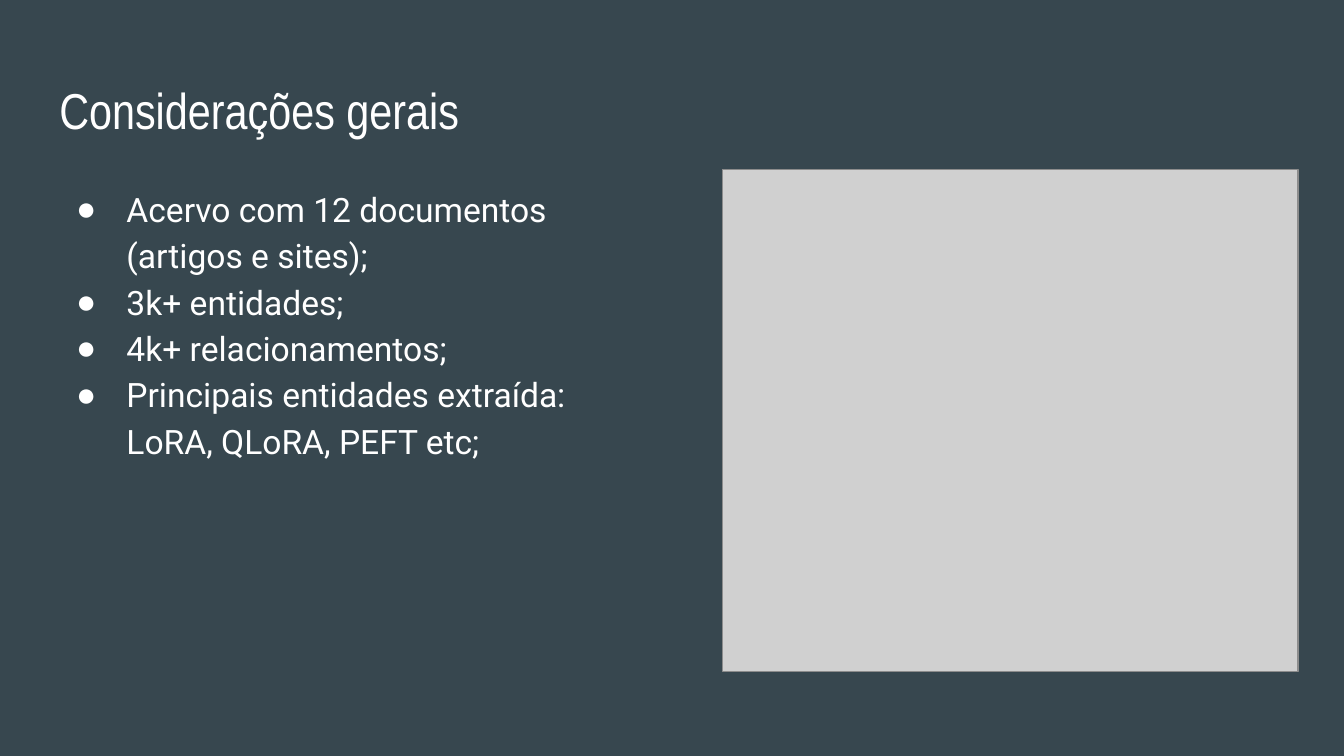
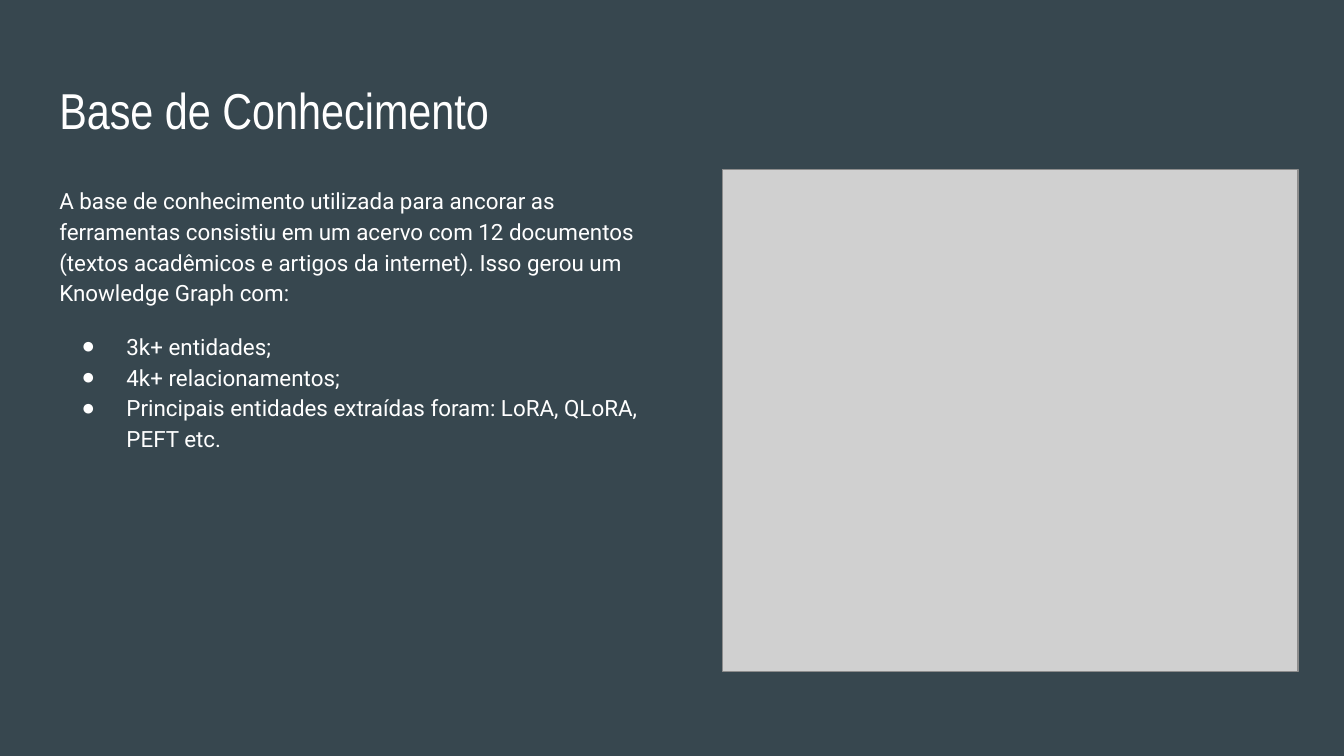
Before and after one commit to tfmiranda/ppgeec2327-t2p2, a slide deck: slide 4 of slides/apresentacao-t2p2.pptx. Drawn at 1344x756 pixels with LibreOffice and Linux fonts; fonts in the diff are those of the drawing; grey boxes stand for pictures. Boxes give left, top, right and bottom in pixels: in the first picture for what was removed or moved away, otherwise in the second. Text is boxed around its words. In the diff, an @@ line names an element or a change of style, - is before the commit and + after.

```diff
--- a/slides/apresentacao-t2p2.pptx
+++ b/slides/apresentacao-t2p2.pptx
@@ title at <box>59,92,489,130</box>: text changed @@
-Considerações gerais
+Base de Conhecimento
@@ text at <box>59,192,634,306</box>: text changed; size 18 to 12 pt @@
-● Acervo com 12 documentos (artigos e sites);
+A base de conhecimento utilizada para ancorar as ferramentas consistiu em um acervo com 12 documentos (textos acadêmicos e artigos da internet). Isso gerou um Knowledge Graph com:
@@ text at <box>126,338,340,389</box>: size 18 to 12 pt in "3k+ entidades;", "4k+ relacionamentos;"; indent changed; more space between paragraphs @@
@@ text at <box>126,399,637,447</box>: text changed; size 18 to 12 pt @@
-● Principais entidades extraída: LoRA, QLoRA, PEFT etc;
+● Principais entidades extraídas foram: LoRA, QLoRA, PEFT etc.
```
Also in this commit, not shown: 3 other slides changed, 8 slides added, 1 slide removed.
